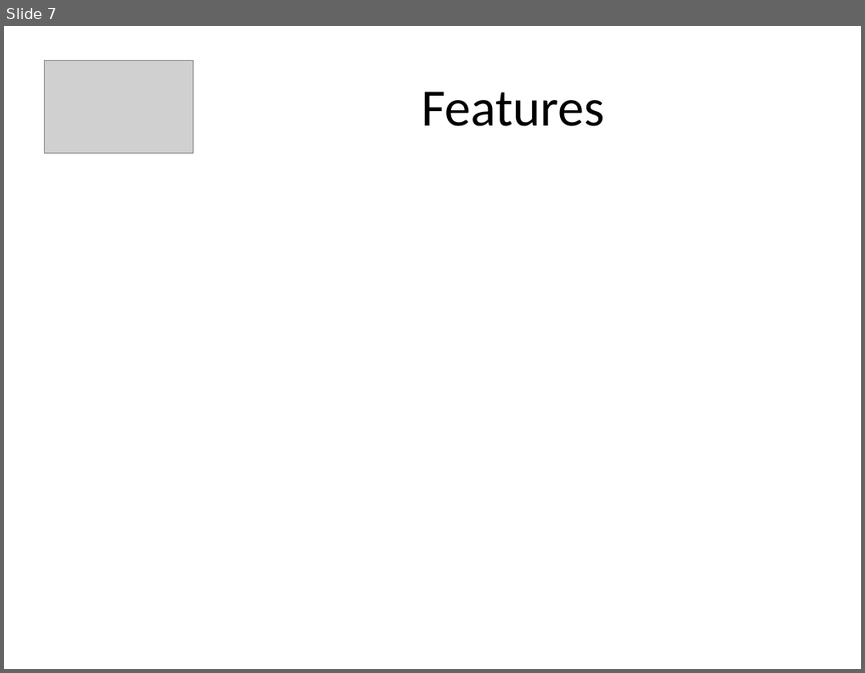
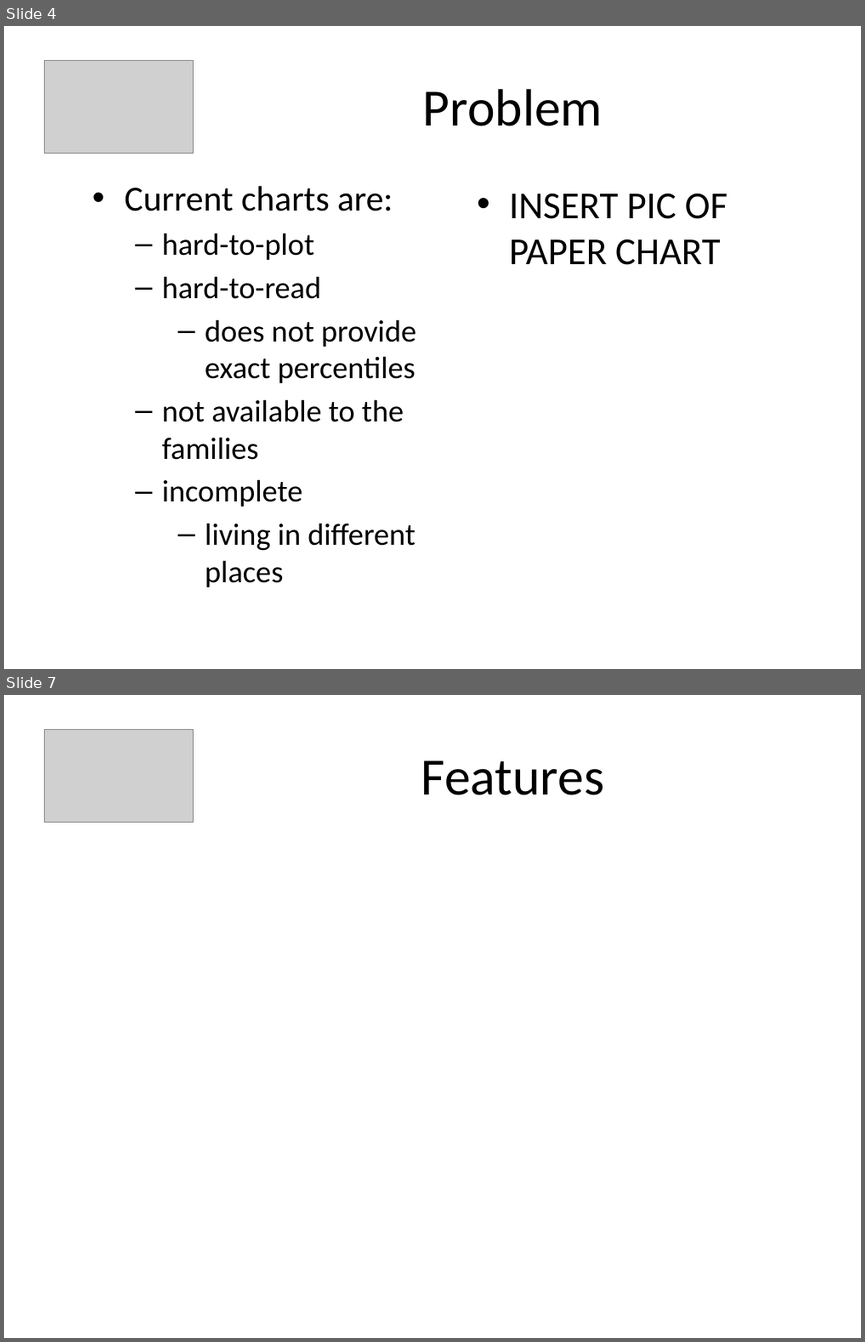
Before and after one commit to amanji/growthplot, a slide deck: PowerPoint Presentation/GrowthPlot_Presentation.pptx. Shown one above the other, each under a label of ours: slide 7 before the commit, slides 4 and 7 after it; the slides between them are not shown. The pictures are 865x673 and 865x1342 pixels, drawn with LibreOffice and Linux fonts; fonts in the diff are those of the drawing; grey boxes stand for pictures. Boxes give left, top, right and bottom in pixels: in the first picture for what was removed or moved away, otherwise in the second. Text is boxed around its words. In the diff, an @@ line names an element or a change of style, - is before the commit and + after.

Commit message:
made edits to the powerpoint presentation

```diff
--- a/PowerPoint Presentation/GrowthPlot_Presentation.pptx
+++ b/PowerPoint Presentation/GrowthPlot_Presentation.pptx
@@ slide 4 added at <box>4,26,861,669</box>, background #FFFFFF @@
@@ picture added at <box>44,60,193,153</box> @@
@@ title added at <box>423,89,602,126</box>, 44 pt, text #000000 @@
+Problem
@@ text added at <box>125,186,416,587</box>, 25.9 pt, text #000000 @@
+• Current charts are:
+  – hard-to-plot
+  – hard-to-read
+    – does not provide exact percentiles
+  – not available to the families
+  – incomplete
+    – living in different places
@@ text added at <box>509,193,727,265</box>, 32 pt, text #000000 @@
+• INSERT PIC OF PAPER CHART
```
Also in this commit, not shown: 2 slides changed, 4 other slides added, 4 slides removed.
